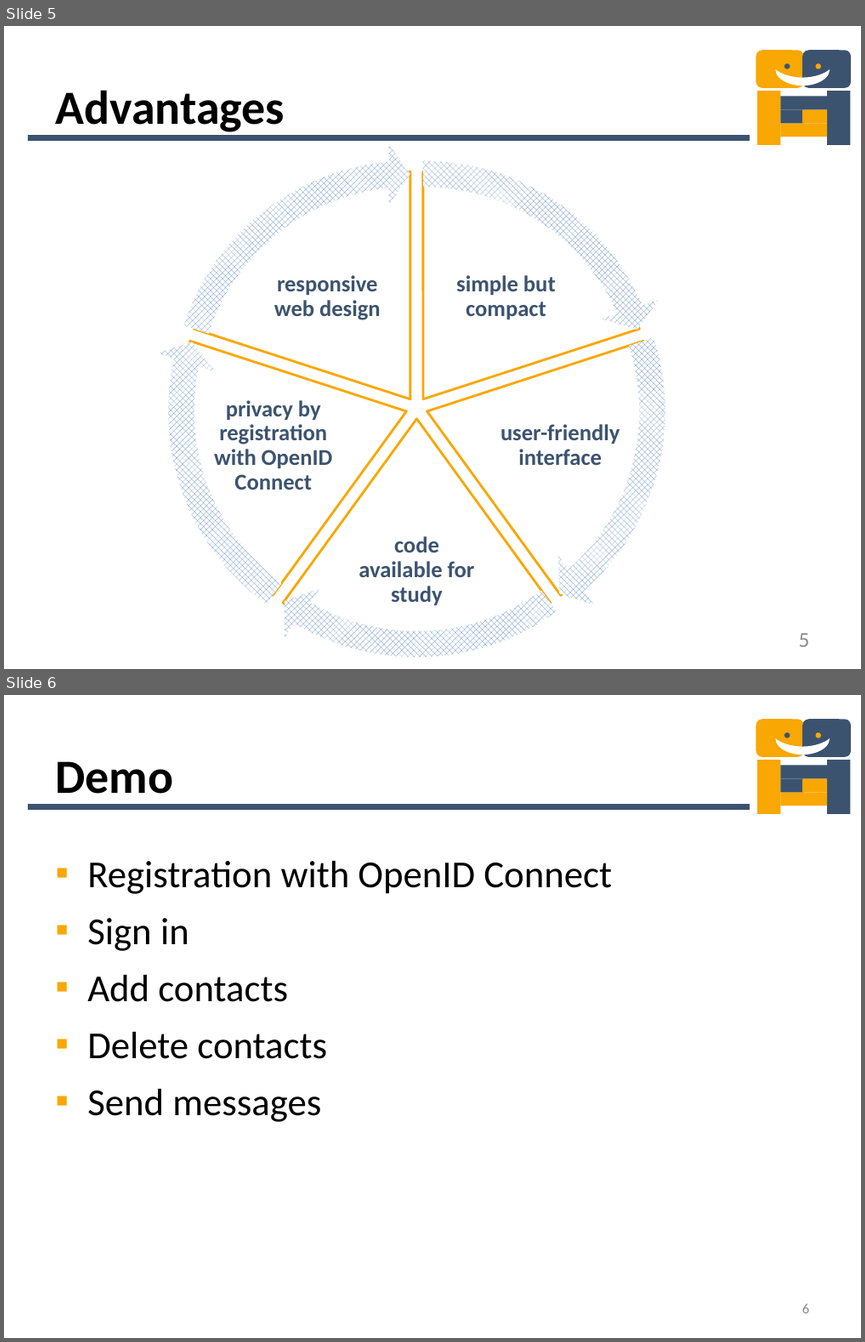
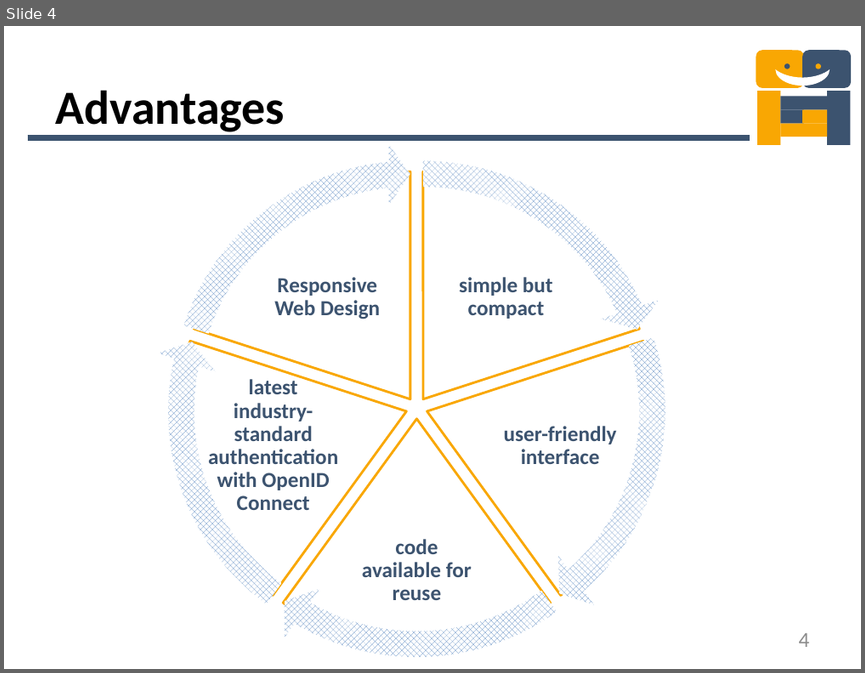
Before and after one commit to mdger/UGNM_Instantmessaging, a slide deck: UGNM_Instantmessaging/doc/PresentationIM.pptx. Shown one above the other, each under a label of ours: slides 5 and 6 before the commit, slide 4 after it. The pictures are 865x1342 and 865x673 pixels, drawn with LibreOffice and Linux fonts; fonts in the diff are those of the drawing. Boxes give left, top, right and bottom in pixels: in the first picture for what was removed or moved away, otherwise in the second. Text is boxed around its words. In the diff, an @@ line names an element or a change of style, - is before the commit and + after.

```diff
--- a/UGNM_Instantmessaging/doc/PresentationIM.pptx
+++ b/UGNM_Instantmessaging/doc/PresentationIM.pptx
@@ slide 6 removed at (4,695,861,1338), background #FFFFFF; not listed: 12 template elements that a slide beside it also shows @@
@@ title removed at (55,761,173,794) @@
-Demo
@@ text removed at (87,861,612,1122) @@
-▪ Registration with OpenID Connect
-▪ Sign in
-▪ Add contacts
-▪ Delete contacts
-▪ Send messages
@@ page number removed at (802,1304,809,1313) @@
-6
@@ what was slide 5 is now slide 4 @@
@@ slide 4 changed as well @@
@@ text "simple but compact" at (459,277,553,318): size 19 to 18 pt @@
@@ text at (274,277,380,319): text changed; size 19 to 18 pt @@
-responsive web design
+Responsive Web Design
@@ text at (208,379,338,510): text changed; size 19 to 18 pt @@
-privacy by registration with OpenID Connect
+latest industry-standard authentication with OpenID Connect
@@ text "user-friendly interface" at (504,426,617,464): size 19 to 18 pt @@
@@ text at (362,539,472,600): text changed; size 19 to 18 pt @@
-code available for study
+code available for reuse
@@ page number at (799,633,810,646): text changed @@
-5
+4
```
Also in this commit, not shown: 4 other slides changed, 1 other slide removed, 1 other file.
